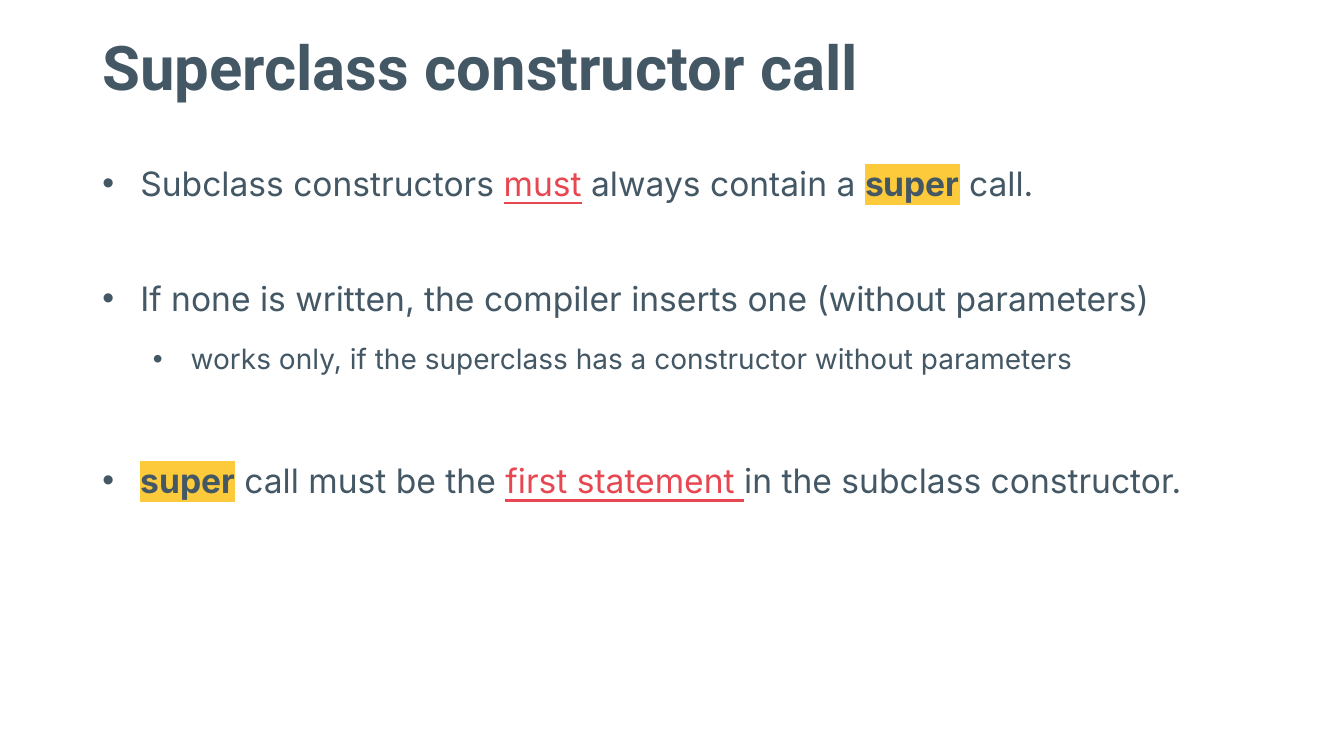
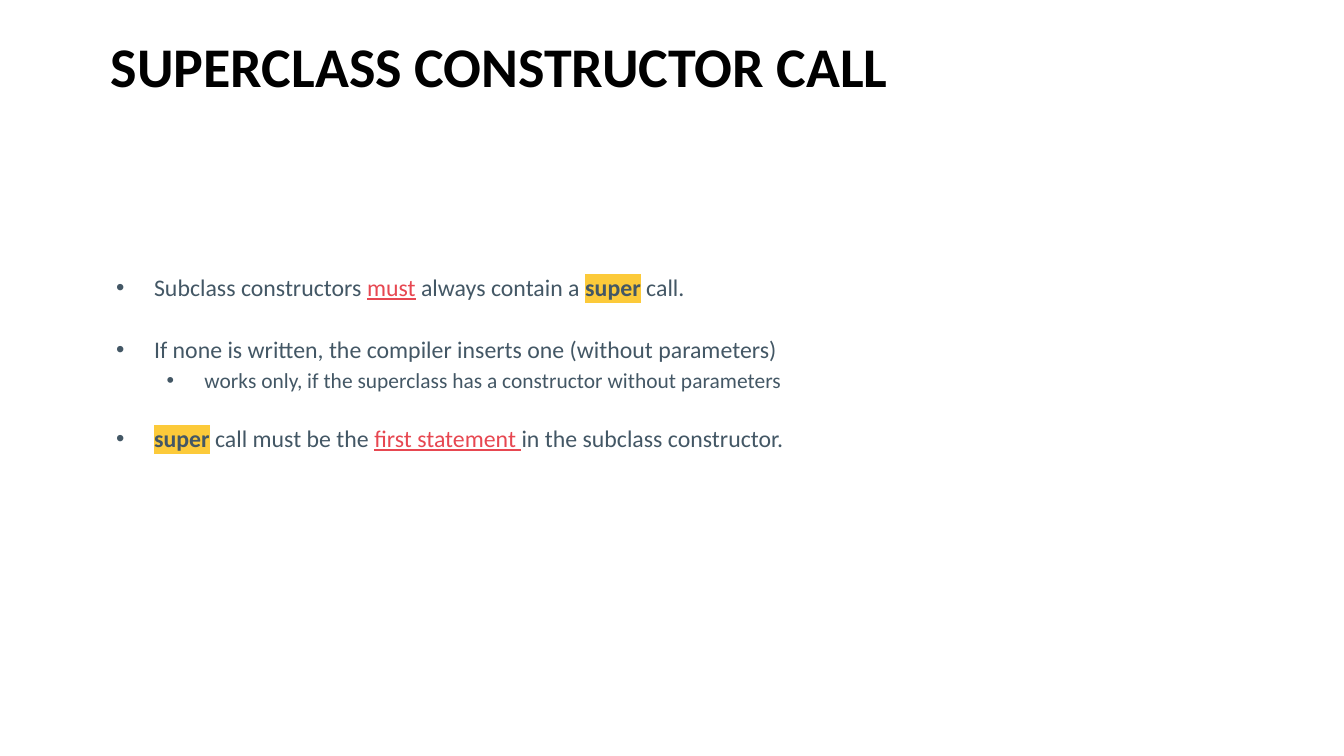
Before and after one commit to Programming-Fundamentals-SETU/prog-fund-2-jan-26, a slide deck: slide 20 of topic08-inheritance/unit-08a-lectures/talk-3-inheritance-v2/a-inheritance-v2.pptx. Drawn at 1344x756 pixels with LibreOffice and Linux fonts; fonts in the diff are those of the drawing. Boxes give left, top, right and bottom in pixels: in the first picture for what was removed or moved away, otherwise in the second. Text is boxed around its words. In the diff, an @@ line names an element or a change of style, - is before the commit and + after.

```diff
--- a/topic08-inheritance/unit-08a-lectures/talk-3-inheritance-v2/a-inheritance-v2.pptx
+++ b/topic08-inheritance/unit-08a-lectures/talk-3-inheritance-v2/a-inheritance-v2.pptx
@@ title "SUPERCLASS CONSTRUCTOR CALL" at box(111, 50, 888, 88): vertical alignment bottom to top @@
@@ title at box(111, 50, 888, 88): text changed; size 44 to 40 pt; font Roboto to Calibri; text colour #435765 to #000000 @@
-Superclass constructor call
+SUPERCLASS CONSTRUCTOR CALL
@@ text "Subclass constructors must always contain ...": place and size @@
-text "Subclass constructors must always contain ..." at box(140, 171, 1182, 501)
+text "Subclass constructors must always contain ..." at box(154, 279, 783, 451)
@@ text "Subclass constructors must always contain ..." at box(154, 279, 783, 451): size 24 to 17 pt in "Subclass constructors must always contain a super ...", "If none is written, the compiler inserts ...", "super call must be the first statement ..."; font Inter to Calibri; size 20 to 15.3 pt in "works only, if the superclass has a ..."; line spacing 1.5 to 1; less space between paragraphs; vertical alignment top to bottom @@
```
Also in this commit, not shown: 17 other slides changed, 10 other files.
